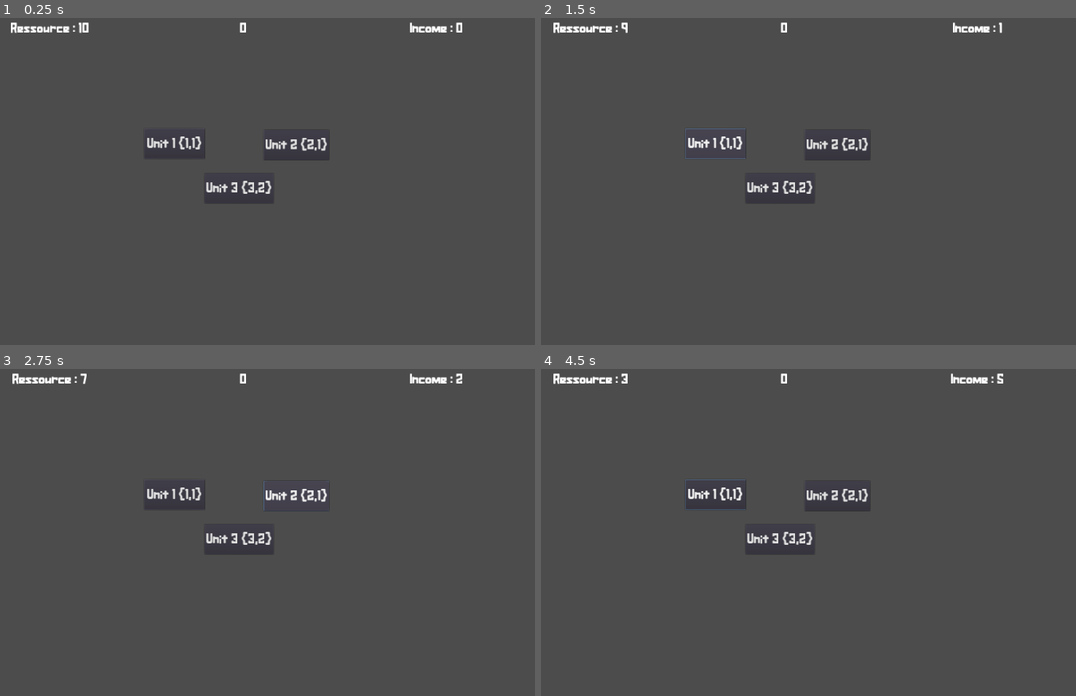
Above: before the commit, frames 1-4 (two rows, left to right).
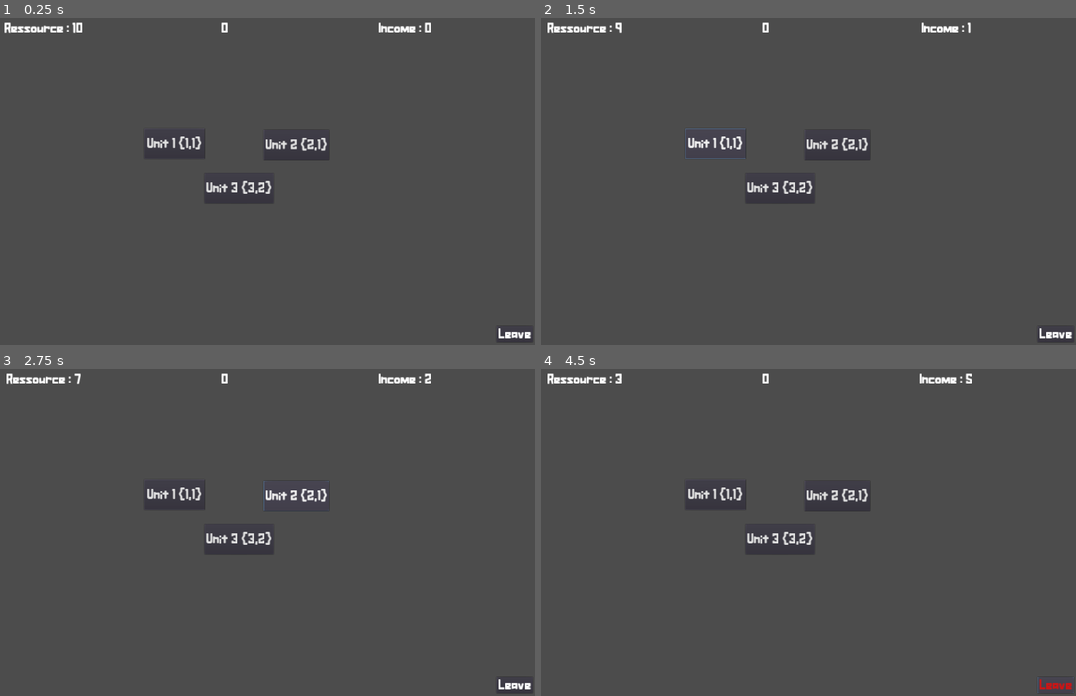
Above: after the commit, the same moments.

Repository: tducasse/poc-turn-based
Game: Godot game, scene res://Scenes/Sample.tscn
The game is run twice, just before and just after one commit, with the same random seed, the same clock (stepped at 60 frames per second) and the same inputs. This scene is started directly instead of the project's main scene.
Inputs (mouse positions are in pixels of both pictures, inside the frame that each line leads up to):
- Up to frame 1 (0.25 s): no input
- Up to frame 2 (1.5 s): click (1054, 335) at 0.5 s, where only the run after the commit has a clickable "Leave"; click "Unit 1 {1,1}" at 1.25 s
- Up to frame 3 (2.75 s): click "Unit 2 {2,1}" at 2 s
- Up to frame 4 (4.5 s): click "Unit 3 {3,2}" at 2.75 s; click "Unit 1 {1,1}" at 3.5 s; click (1054, 686) at 4.25 s, where only the run after the commit has a clickable "Leave"

The runs differ from the first frame. In frame 1, 0.8% of the frame differs, in the area x 0-100%, y 1-100%; in frame 2, 0.7%; in frame 3, 0.7%; in frame 4, 0.8%, in the area x 1-100%, y 1-100%.
Error in both runs: Attempt to call function 'connect' in base 'null instance' on a null instance. (res://Scenes/Sample.gd:12)

Commit message:
Add the ability to leave the room and go back to lobby

Diff:
--- a/Scenes/ClientConnect.gd
+++ b/Scenes/ClientConnect.gd
@@ -12,6 +12,7 @@
 
 signal on_start_game()
 signal connected()
+signal back_to_lobby()
 signal add_game_room(value)
 
 var current_room = "lobby"
@@ -62,10 +63,6 @@
 
 	var type = data.get("type")
 	var payload = data.get("payload")
-	var room = data.get("room")
-
-	if room and (current_room != room):
-		return
 
 	match type:
 		"list-rooms":
@@ -78,6 +75,8 @@
 			ready_game()
 		"begin":
 			start_game()
+		"back-to-lobby":
+			move_back_to_lobby()
 		_:
 			print(type + ": not supported")
 
@@ -88,12 +87,16 @@
 	_client.poll()
 
 
+func move_back_to_lobby():
+	current_room = "lobby"
+	emit_signal("back_to_lobby")
+
 
 func add_new_message(message):
 	chat.text +=message + '\n'
 
 
-func leave_room(room):
+func leave_room(room := current_room):
 	_client.get_peer(1).put_packet(JSON.print(
 		{
 			"type": "leave-room",
@@ -138,9 +141,11 @@
 		}
 	).to_utf8())
 
+
 func add_old_rooms(rooms):
 	for room in rooms:
 		add_game_room(room)
+
 
 func ready_game():
 	_client.get_peer(1).put_packet(JSON.print(
--- a/Scenes/Main.gd
+++ b/Scenes/Main.gd
@@ -31,17 +31,14 @@
 	client_connect.create_game(name)
 
 
-func _on_JoinGame_pressed():
-# TODO: check that the room exists before trying to connect
-#	var name = game_name.text
-#	if not name:
-#		return
-#	game_name.text = ""
-#	client_connect.join_room(name)
-#	GameState.load_scene("res://Scenes/Sample.tscn")
-	pass
+func _on_Control_connected():
+	wait_for_server.visible = false
 
 
+func _on_RoomName_text_entered(_new_text):
+	_on_CreateGame_pressed()
 
-func _on_Control_connected():
-	wait_for_server.visible = false
+
+func _on_Control_back_to_lobby():
+	rooms.clear()
+	GameState.restore_main_scene()
--- a/Scenes/Main.tscn
+++ b/Scenes/Main.tscn
@@ -57,21 +57,12 @@
 margin_bottom = 126.0
 
 [node name="CreateGame" type="Button" parent="HSplitContainer/VSplitContainer/VSplitContainer/HSplitContainer"]
-margin_right = 471.0
+margin_right = 954.0
 margin_bottom = 55.0
 size_flags_horizontal = 3
 size_flags_vertical = 3
 custom_fonts/font = ExtResource( 3 )
 text = "Create game"
-
-[node name="JoinGame" type="Button" parent="HSplitContainer/VSplitContainer/VSplitContainer/HSplitContainer"]
-margin_left = 483.0
-margin_right = 954.0
-margin_bottom = 55.0
-size_flags_horizontal = 3
-size_flags_vertical = 3
-custom_fonts/font = ExtResource( 3 )
-text = "Join game"
 
 [node name="WaitForServer" type="PopupPanel" parent="."]
 margin_right = 1920.0
@@ -94,7 +85,8 @@
 __meta__ = {
 "_edit_use_anchors_": false
 }
+[connection signal="back_to_lobby" from="HSplitContainer/Control" to="." method="_on_Control_back_to_lobby"]
 [connection signal="connected" from="HSplitContainer/Control" to="." method="_on_Control_connected"]
 [connection signal="item_activated" from="HSplitContainer/VSplitContainer/RoomList" to="." method="_on_ItemList_item_activated"]
+[connection signal="text_entered" from="HSplitContainer/VSplitContainer/VSplitContainer/RoomName" to="." method="_on_RoomName_text_entered"]
 [connection signal="pressed" from="HSplitContainer/VSplitContainer/VSplitContainer/HSplitContainer/CreateGame" to="." method="_on_CreateGame_pressed"]
-[connection signal="pressed" from="HSplitContainer/VSplitContainer/VSplitContainer/HSplitContainer/JoinGame" to="." method="_on_JoinGame_pressed"]
--- a/Scenes/Sample.gd
+++ b/Scenes/Sample.gd
@@ -10,3 +10,7 @@
 func _ready():
 	var _shop_connection = shop.connect("on_unit_pressed", UI, "on_ressource_spent")
 	var _start_game_connection = client_connect.connect("on_start_game", UI, "start_prepTimer")
+
+
+func _on_UIContainer_leave_room():
+	client_connect.leave_room()
--- a/Scenes/Sample.tscn
+++ b/Scenes/Sample.tscn
@@ -13,3 +13,4 @@
 
 [node name="Shop" parent="." instance=ExtResource( 1 )]
 position = Vector2( -6.60394, -3.77551 )
+[connection signal="leave_room" from="UIContainer" to="." method="_on_UIContainer_leave_room"]
--- a/UI/UI.gd
+++ b/UI/UI.gd
@@ -8,6 +8,8 @@
 onready var incomeLabel := $MarginContainer/TopLine/IncomeLabel
 onready var prepTimerLabel := $MarginContainer/TopLine/PrepTimerLabel
 onready var prepTimer := $MarginContainer/TopLine/PrepTimerLabel/PrepTimer
+
+signal leave_room()
 
 # Called when the node enters the scene tree for the first time.
 func _ready():
@@ -58,3 +60,7 @@
 func _on_PrepTimer_timeout():
 	earn_income()
 	prepTimer.start()
+
+
+func _on_Button_pressed():
+	emit_signal("leave_room")
--- a/UI/UI.tscn
+++ b/UI/UI.tscn
@@ -30,7 +30,7 @@
 size_flags_vertical = 3
 
 [node name="RessourceLabel" type="RichTextLabel" parent="MarginContainer/TopLine"]
-margin_right = 630.0
+margin_right = 589.0
 margin_bottom = 1054.0
 size_flags_horizontal = 3
 size_flags_vertical = 3
@@ -40,8 +40,8 @@
 text = "Ressource :"
 
 [node name="PrepTimerLabel" type="RichTextLabel" parent="MarginContainer/TopLine"]
-margin_left = 634.0
-margin_right = 1264.0
+margin_left = 593.0
+margin_right = 1182.0
 margin_bottom = 1054.0
 size_flags_horizontal = 3
 size_flags_vertical = 3
@@ -52,8 +52,8 @@
 wait_time = 20.0
 
 [node name="IncomeLabel" type="RichTextLabel" parent="MarginContainer/TopLine"]
-margin_left = 1268.0
-margin_right = 1900.0
+margin_left = 1186.0
+margin_right = 1775.0
 margin_bottom = 1054.0
 size_flags_horizontal = 3
 size_flags_vertical = 3
@@ -64,4 +64,18 @@
 __meta__ = {
 "_edit_use_anchors_": false
 }
+
+[node name="Button" type="Button" parent="MarginContainer/TopLine"]
+margin_left = 1779.0
+margin_top = 999.0
+margin_right = 1899.0
+margin_bottom = 1054.0
+hint_tooltip = "Leave the game and return to lobby"
+size_flags_horizontal = 8
+size_flags_vertical = 8
+custom_fonts/font = ExtResource( 2 )
+custom_colors/font_color = Color( 1, 1, 1, 1 )
+custom_colors/font_color_hover = Color( 0.8, 0.0862745, 0.0862745, 1 )
+text = "Leave"
 [connection signal="timeout" from="MarginContainer/TopLine/PrepTimerLabel/PrepTimer" to="." method="_on_PrepTimer_timeout"]
+[connection signal="pressed" from="MarginContainer/TopLine/Button" to="." method="_on_Button_pressed"]
--- a/Utils/GameState.gd
+++ b/Utils/GameState.gd
@@ -1,14 +1,20 @@
 extends Node
 
 var current_scene
+var old_main_scene
 
 func _ready():
 	var root = get_tree().get_root()
 	current_scene = root.get_child(root.get_child_count() -1)
 
+func restore_main_scene():
+	current_scene.queue_free()
+	current_scene = old_main_scene
+	current_scene.show()
 
 func load_scene(path):
 	if (current_scene.name == "Main") :
+		old_main_scene = current_scene
 		current_scene.hide()
 	else:
 		current_scene.queue_free()
Not shown, changed: server/constants.js
Not shown, changed: server/rooms.js
